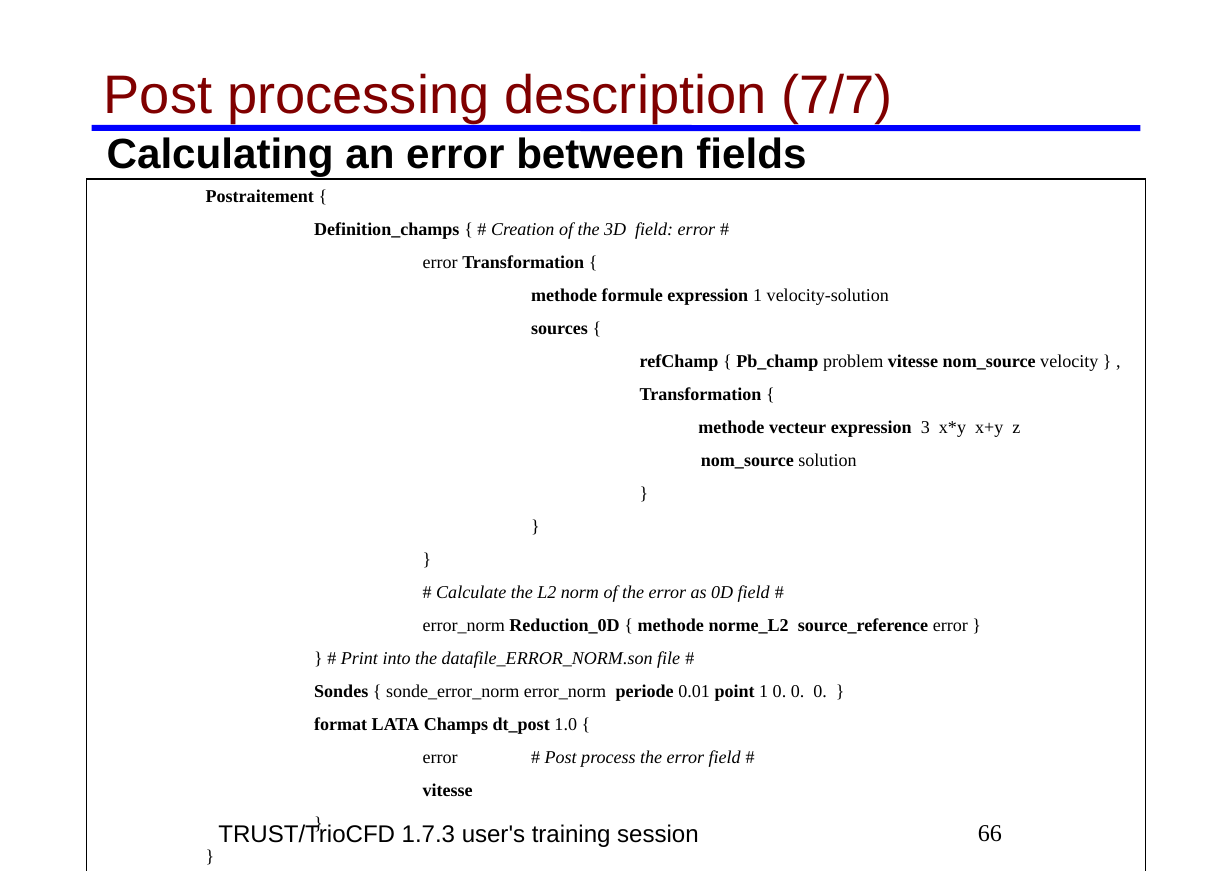
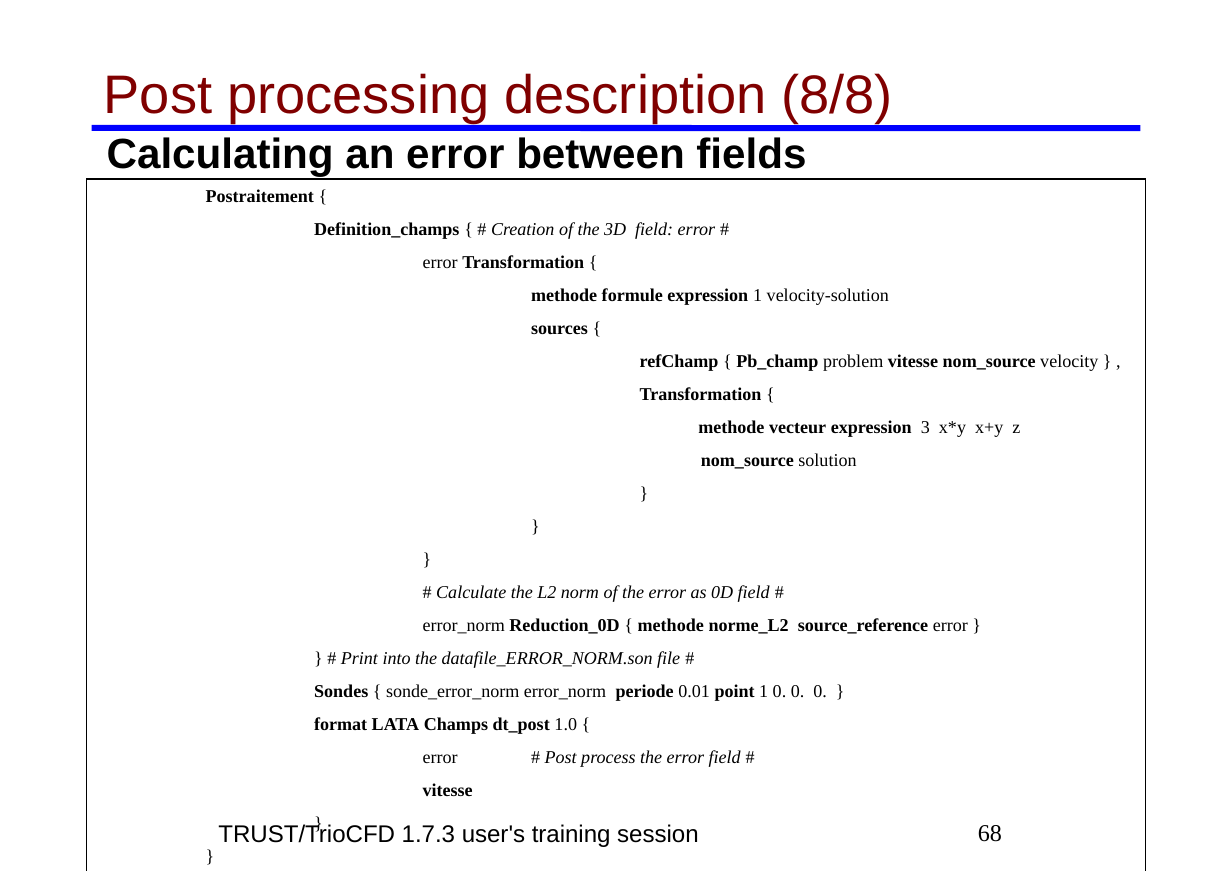
Before and after one commit to cea-trust-platform/trust-code, a slide deck: slide 68 of doc/TRUST/TRUST_and_TrioCFD_presentation.odp (slide 66 before the commit). Drawn at 1232x871 pixels with LibreOffice and Linux fonts; fonts in the diff are those of the drawing; background and template pictures are left out. Boxes give left, top, right and bottom in pixels: in the first picture for what was removed or moved away, otherwise in the second. Text is boxed around its words. In the diff, an @@ line names an element or a change of style, - is before the commit and + after.

```diff
--- a/doc/TRUST/TRUST_and_TrioCFD_presentation.odp
+++ b/doc/TRUST/TRUST_and_TrioCFD_presentation.odp
@@ title at bbox=[104, 73, 893, 124]: text changed @@
-Post processing description (7/7)
+Post processing description (8/8)
@@ page number at bbox=[978, 825, 1002, 842]: text changed @@
-66
+68
```
Also in this commit, not shown: 13 other slides changed, 2 slides added.
